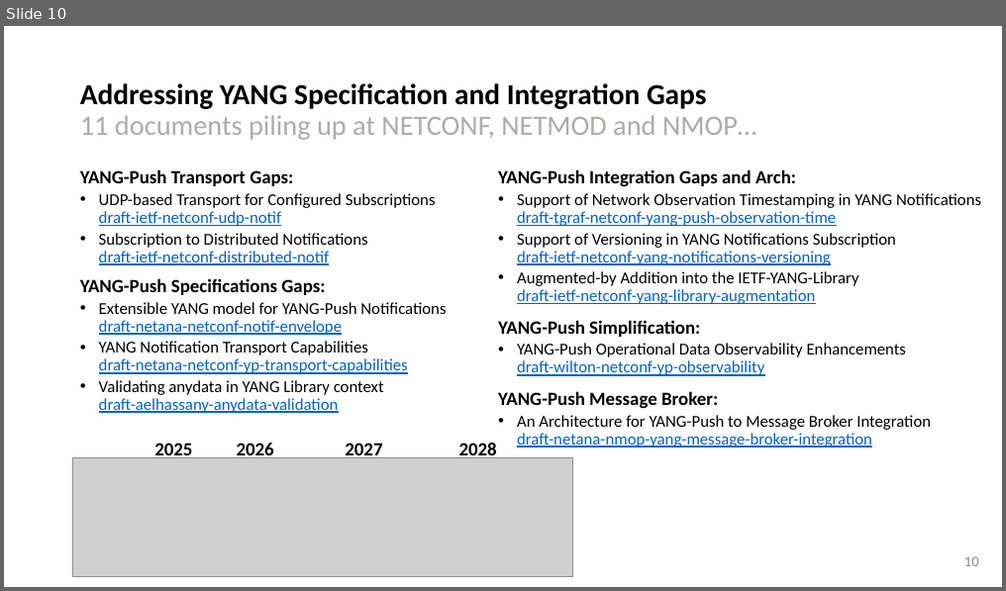
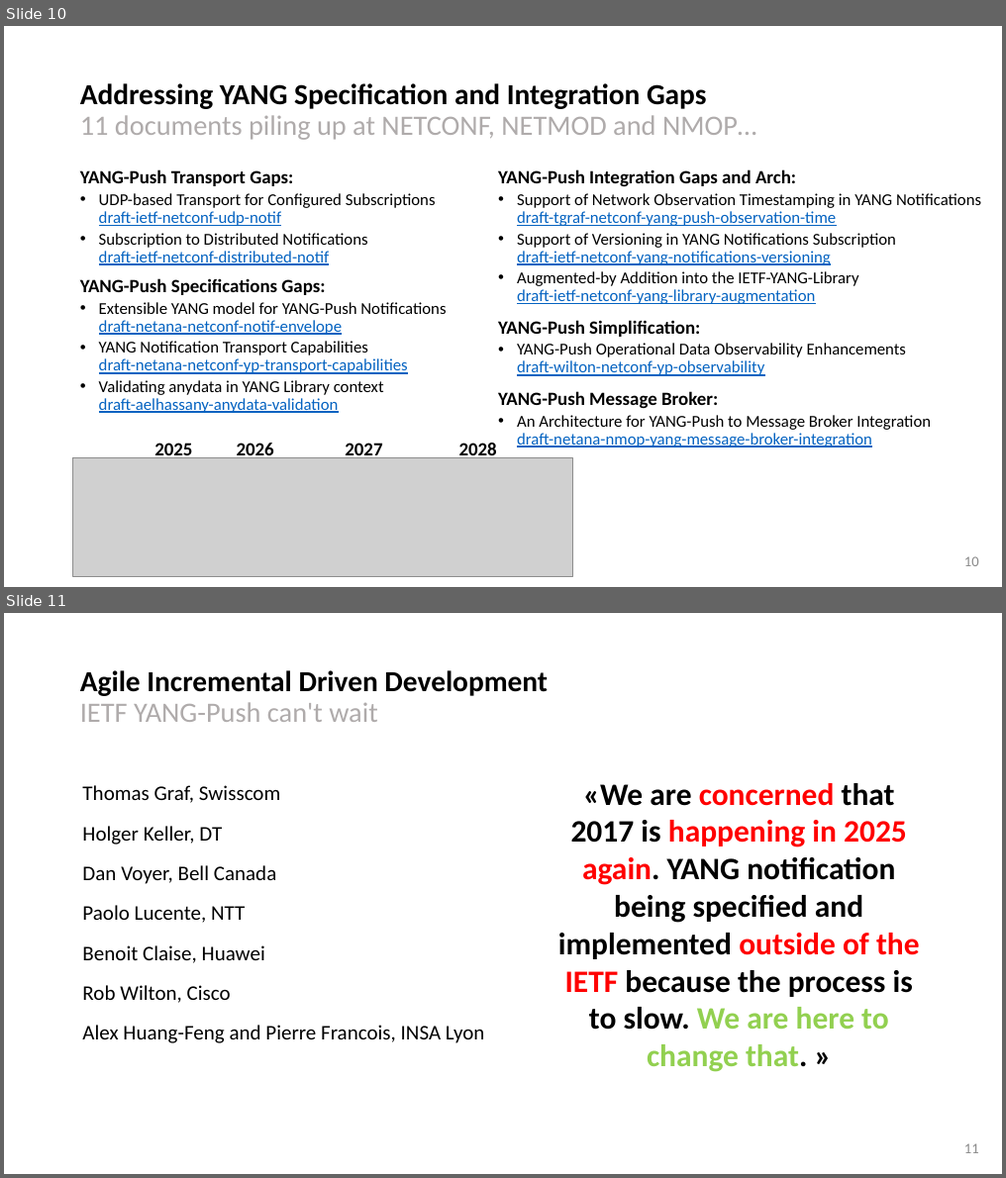
Before and after one commit to network-analytics/ietf-network-analytics-document-status, a slide deck: 122/NEMOPS/IAB NEMOPS - YANG-Push - Agile Incremental Driven Development.pptx. Shown one above the other, each under a label of ours: slide 10 before the commit, slides 10 and 11 after it. The pictures are 1006x591 and 1006x1178 pixels, drawn with LibreOffice and Linux fonts; fonts in the diff are those of the drawing; grey boxes stand for pictures. Boxes give left, top, right and bottom in pixels: in the first picture for what was removed or moved away, otherwise in the second. Text is boxed around its words. In the diff, an @@ line names an element or a change of style, - is before the commit and + after.

```diff
--- a/122/NEMOPS/IAB NEMOPS - YANG-Push - Agile Incremental Driven Development.pptx
+++ b/122/NEMOPS/IAB NEMOPS - YANG-Push - Agile Incremental Driven Development.pptx
@@ slide 11 added at [4,613,1002,1174], background #FFFFFF @@
@@ title added at [80,670,548,722], 28 pt, text #000000, bold @@
+Agile Incremental Driven Development
+IETF YANG-Push can't wait
@@ text added at [82,785,484,1044], 20 pt, text #000000 @@
+Thomas Graf, Swisscom
+Holger Keller, DT
+Dan Voyer, Bell Canada
+Paolo Lucente, NTT
+Benoit Claise, Huawei
+Rob Wilton, Cisco
+Alex Huang-Feng and Pierre Francois, INSA Lyon
@@ text added at [558,783,920,1030], 30 pt, text #000000, bold @@
+«We are concerned that 2017 is happening in 2025 again. YANG notification being specified and implemented outside of the IETF because the process is to slow. We are here to change that. »
@@ page number added at [964,1144,979,1154], 14 pt, text #8C8C8C @@
+11
```
Also in this commit, not shown: 3 slides changed, 1 other file.
